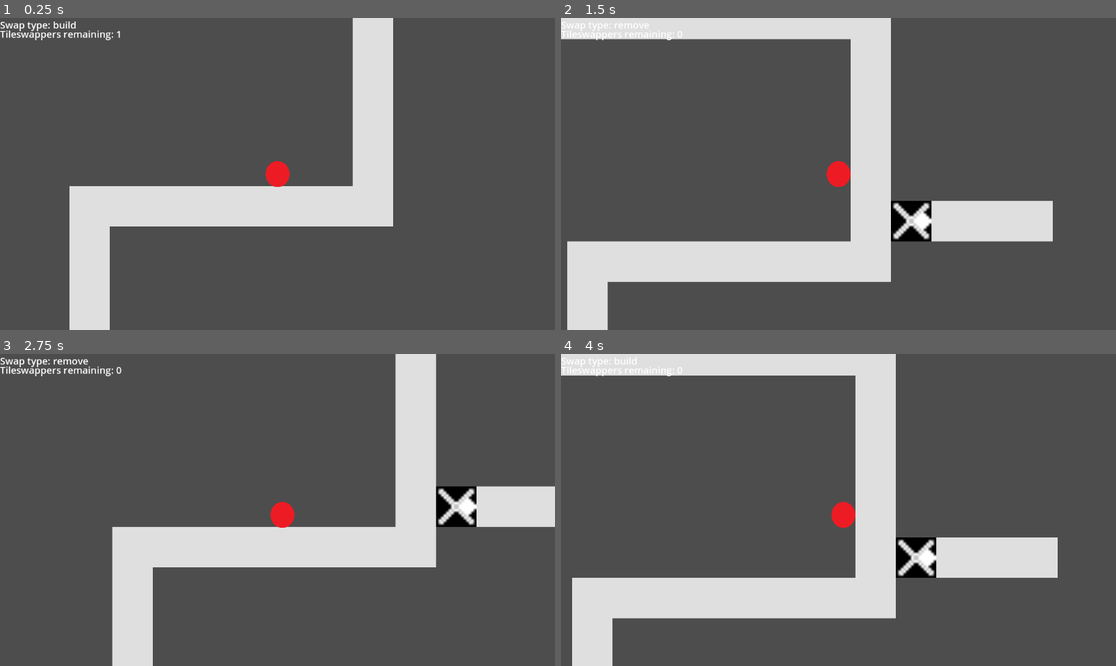
Above: before the commit, frames 1-4 (two rows, left to right).
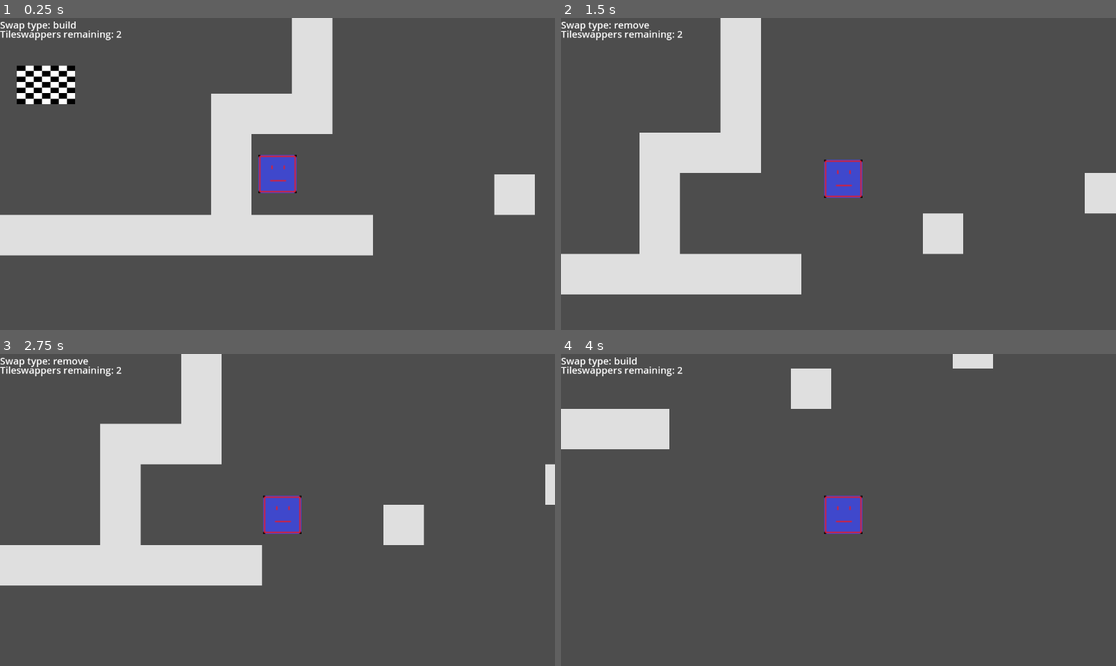
Above: after the commit, the same moments.

Repository: SomeFamousPerson/major-project
Game: Godot game, scene res://levels/level_4.tscn
The game is run twice, just before and just after one commit, with the same random seed, the same clock (stepped at 60 frames per second) and the same inputs. This scene is started directly instead of the project's main scene.
Inputs (mouse positions are in pixels of both pictures, inside the frame that each line leads up to):
- Up to frame 1 (0.25 s): no input
- Up to frame 2 (1.5 s): move the mouse to (960, 158) at 0.52 s; hold D (right) from 0.53 s (still down); click (960, 158) at 0.6 s; tap Space (jump) at 0.77 s; move the mouse to (910, 214) at 1.27 s; tap G (swap type) at 1.35 s
- Up to frame 3 (2.75 s): tap Space (jump) at 1.52 s; move the mouse to (333, 441) at 2.02 s; release D (right) at 2.03 s; hold A (left) from 2.03 s (still down); click (333, 441) at 2.1 s
- Up to frame 4 (4 s): move the mouse to (810, 572) at 2.77 s; release A (left) at 2.78 s; hold D (right) from 2.78 s (still down); tap G (swap type) at 2.85 s; tap Space (jump) at 3.02, 3.77 s; move the mouse to (1005, 556) at 3.52 s; click (1005, 556) at 3.6 s

The runs differ from the first frame. In frame 1, 25% of the frame differs, in the area x 0-97%, y 0-100%; in frame 2, 26%, in the area x 0-100%, y 0-100%; in frame 3, 24%; in frame 4, 25%.

Commit message:
final update

Diff:
--- a/Flag.gd
+++ b/Flag.gd
@@ -7,17 +7,28 @@
 func _on_body_entered(body):
 	print("flag_touched")
 	Global.level += 1
-	if Global.level == 1:
+	go_to_level()
+
+
+func go_to_level():
+	print(Global.level)
+	if Global.level == 0:
+		Global.swappers_remaining = 5
+		get_tree().change_scene_to_file("res://levels/level_1.tscn")
+	elif Global.level == 1:
 		Global.swappers_remaining = 2
 		get_tree().change_scene_to_file("res://levels/level_2.tscn")
-
 	elif Global.level == 2:
 		Global.swappers_remaining = 2
 		get_tree().change_scene_to_file("res://levels/level_3.tscn")
 	elif Global.level == 3:
 		Global.swappers_remaining = 2
 		get_tree().change_scene_to_file("res://levels/level_4.tscn")
-
+	#elif Global.level == 4:
+		#Global.swappers_remaining = 3
+		#get_tree().change_scene_to_file("res://levels/level_5.tscn")
+	else:
+		get_tree().change_scene_to_file("res://levels/you_win.tscn")
 
 
 
--- a/laser_shooter.gd
+++ b/laser_shooter.gd
@@ -1,7 +1,7 @@
 extends StaticBody2D
 var world
 var laser = preload("res://laser.tscn")
-var RANGE = 4
+var RANGE = 100
 var cell
 
 func _physics_process(delta):
@@ -20,12 +20,18 @@
 			#sets cell to the laser shooters position, plus modifiers that make it scale to the world correctly
 			cell = Vector2i(position)/world.tile_set.tile_size/Vector2i(world.scale)
 			cell += Vector2i(0, i+1)
-			print(cell)
+			# print(cell)
 			var atlas = Vector2i(world.get_cell_atlas_coords(0, cell))
 			#print(atlas)
 			if atlas != Vector2i(0,4):
 				var new_laser = laser.instantiate()
-				new_laser.position = cell+Vector2i(-10,(i+1)*14)
+				print(Global.level)
+				if Global.level == 3:
+					new_laser.position = cell+Vector2i(-46,(i+1)*14)
+				elif Global.level == 4:
+					new_laser.position = cell+Vector2i(4,((i+1)*14)+2)
+				else:
+					new_laser.position = cell+Vector2i(10,(i+1)*14)
 				$laserbeams.add_child(new_laser)
 			else:
 				print("no child")
--- a/levels/level_1.tscn
+++ b/levels/level_1.tscn
@@ -31,7 +31,7 @@
 [node name="Player" parent="." instance=ExtResource("2_t3bdi")]
 unique_name_in_owner = true
 position = Vector2(263, 150)
-scale = Vector2(0.399999, 0.399999)
+scale = Vector2(0.8, 0.8)
 
 [node name="Node" type="Node" parent="."]
 
@@ -130,6 +130,19 @@
 "
 autowrap_mode = 1
 
+[node name="directions" type="Label" parent="Node"]
+anchors_preset = 2
+anchor_top = 1.0
+anchor_bottom = 1.0
+offset_left = 4226.0
+offset_top = -980.0
+offset_right = 4608.0
+offset_bottom = -654.0
+grow_vertical = 0
+theme_override_font_sizes/font_size = 25
+text = "If you haven't realised yet, the tileswapper spawns facing the same direction that you were. To change it's direction, try turning around before placing it"
+autowrap_mode = 2
+
 [node name="TileMap" type="TileMap" parent="."]
 unique_name_in_owner = true
 scale = Vector2(6, 6)
--- a/levels/level_2.tscn
+++ b/levels/level_2.tscn
@@ -40,7 +40,7 @@
 [node name="Player" parent="." instance=ExtResource("3_egdub")]
 unique_name_in_owner = true
 position = Vector2(306, 157)
-scale = Vector2(0.399999, 0.399999)
+scale = Vector2(0.8, 0.8)
 
 [node name="Flag" parent="." instance=ExtResource("2_1q6wt")]
 position = Vector2(-174, -18)
--- a/levels/level_3.tscn
+++ b/levels/level_3.tscn
@@ -45,7 +45,7 @@
 [node name="Player" parent="." instance=ExtResource("3_h7wpo")]
 unique_name_in_owner = true
 position = Vector2(306, 157)
-scale = Vector2(0.399999, 0.399999)
+scale = Vector2(0.8, 0.8)
 
 [node name="Flag" parent="." instance=ExtResource("2_nnxi3")]
 position = Vector2(-174, -18)
@@ -84,8 +84,8 @@
 colour = "blue"
 
 [node name="Portal2" parent="." instance=ExtResource("7_pfub5")]
-position = Vector2(669, -536)
-scale = Vector2(5.2373, 5.2373)
+position = Vector2(616, -555)
+scale = Vector2(3.6773, 3.6773)
 
 [node name="Label2" type="Label" parent="."]
 offset_left = 518.0
--- a/levels/level_4.tscn
+++ b/levels/level_4.tscn
@@ -7,6 +7,7 @@
 [ext_resource type="PackedScene" uid="uid://bfgp2ehwpk4pb" path="res://portal.tscn" id="5_6o66k"]
 [ext_resource type="PackedScene" uid="uid://bs04mm0fa6edf" path="res://laser_shooter.tscn" id="6_ubt5w"]
 [ext_resource type="PackedScene" uid="uid://yw1d3y0gt707" path="res://flag.tscn" id="7_fgntl"]
+[ext_resource type="PackedScene" uid="uid://cmiy2gt8gn87c" path="res://solid_wall.tscn" id="8_j6wo1"]
 
 [sub_resource type="TileSetAtlasSource" id="TileSetAtlasSource_7ouhf"]
 texture = ExtResource("3_7kqtk")
@@ -35,20 +36,24 @@
 tile_set = SubResource("TileSet_pwlyp")
 format = 2
 layer_0/name = "world"
-layer_0/tile_data = PackedInt32Array(-262139, 1, 4, -196603, …(1902 unchanged characters)… 262183, 1, 4, 262182, 1, 4, 262181, 1, 4)
+layer_0/tile_data = PackedInt32Array(-262139, 1, 4, -196603, …(1902 unchanged characters)… 262183, 1, 4, 262182, 1, 4, 262181, 1, 4, 524310, 1, 4, 524311, 1, 4, 524312, 1, 4, 524313, 1, 4, 524314, 1, 4)
 layer_1/name = "original world"
-layer_1/tile_data = PackedInt32Array(262142, 1, 4, 196606, 1 …(1902 unchanged characters)…  196659, 1, 4, 131123, 1, 4, 65587, 1, 4)
+layer_1/tile_data = PackedInt32Array(262142, 1, 4, 196606, 1 …(1902 unchanged characters)…  196659, 1, 4, 131123, 1, 4, 65587, 1, 4, 524310, 1, 4, 524311, 1, 4, 524312, 1, 4, 524313, 1, 4, 524314, 1, 4)
 
 [node name="death" parent="." instance=ExtResource("4_borh0")]
 position = Vector2(1532, 2422)
-scale = Vector2(14.56, 1.2)
+scale = Vector2(1080.85, 0.77156)
+
+[node name="death4" parent="." instance=ExtResource("4_borh0")]
+position = Vector2(-1361, 150)
+scale = Vector2(0.249461, 41.6417)
 
 [node name="death2" parent="." instance=ExtResource("4_borh0")]
 position = Vector2(2342, 1369)
 scale = Vector2(1, -12.92)
 
 [node name="Portal" parent="." instance=ExtResource("5_6o66k")]
-position = Vector2(2016, 849)
+position = Vector2(1021, 489)
 colour = "blue"
 
 [node name="Portal2" parent="." instance=ExtResource("5_6o66k")]
@@ -57,7 +62,7 @@
 [node name="Player" parent="." instance=ExtResource("2_bvtqf")]
 unique_name_in_owner = true
 position = Vector2(263, 150)
-scale = Vector2(0.399999, 0.399999)
+scale = Vector2(0.8, 0.8)
 
 [node name="death3" parent="." instance=ExtResource("4_borh0")]
 position = Vector2(621, 1897)
@@ -69,5 +74,18 @@
 [node name="Flag" parent="." instance=ExtResource("7_fgntl")]
 position = Vector2(4177, 240)
 
+[node name="solid wall" parent="." instance=ExtResource("8_j6wo1")]
+position = Vector2(461, -1.90735e-06)
+scale = Vector2(4.24949, 25.08)
+
+[node name="Label" type="Label" parent="."]
+offset_left = 3503.0
+offset_top = -232.0
+offset_right = 3864.0
+offset_bottom = -54.0
+theme_override_font_sizes/font_size = 30
+text = "Lasers can't go through walls, so if you block it off you can go past"
+autowrap_mode = 2
+
 [connection signal="partner" from="Portal" to="Portal2" method="_on_portal_partner"]
 [connection signal="partner" from="Portal2" to="Portal" method="_on_portal_2_partner"]
--- /dev/null
+++ b/levels/level_5.tscn
@@ -0,0 +1,85 @@
+[gd_scene load_steps=11 format=3 uid="uid://b37ak1si7i3xr"]
+
+[ext_resource type="Script" path="res://levels/world.gd" id="1_l3t65"]
+[ext_resource type="Texture2D" uid="uid://d3cdu6rhv6lcf" path="res://assets/marble.png" id="2_oqeoh"]
+[ext_resource type="PackedScene" uid="uid://bucmbqkxdvbi2" path="res://death.tscn" id="3_t183n"]
+[ext_resource type="PackedScene" uid="uid://bfgp2ehwpk4pb" path="res://portal.tscn" id="4_7nmii"]
+[ext_resource type="PackedScene" uid="uid://b6nvxutng2qx5" path="res://player.tscn" id="5_qknrq"]
+[ext_resource type="PackedScene" uid="uid://bs04mm0fa6edf" path="res://laser_shooter.tscn" id="6_hkm2u"]
+[ext_resource type="PackedScene" uid="uid://yw1d3y0gt707" path="res://flag.tscn" id="7_qt53q"]
+[ext_resource type="PackedScene" uid="uid://cmiy2gt8gn87c" path="res://solid_wall.tscn" id="8_dfx7g"]
+
+[sub_resource type="TileSetAtlasSource" id="TileSetAtlasSource_7ouhf"]
+texture = ExtResource("2_oqeoh")
+margins = Vector2i(4, 1)
+separation = Vector2i(0, 1)
+texture_region_size = Vector2i(14, 14)
+0:4/0 = 0
+0:4/0/physics_layer_0/linear_velocity = Vector2(0, 0)
+0:4/0/physics_layer_0/angular_velocity = 0.0
+0:4/0/physics_layer_0/polygon_0/points = PackedVector2Array(-7, -7, 7, -7, 7, 7, -7, 7)
+8:10/0 = 0
+8:10/0/physics_layer_0/linear_velocity = Vector2(0, 0)
+8:10/0/physics_layer_0/angular_velocity = 0.0
+
+[sub_resource type="TileSet" id="TileSet_pwlyp"]
+tile_size = Vector2i(14, 14)
+physics_layer_0/collision_layer = 1
+sources/1 = SubResource("TileSetAtlasSource_7ouhf")
+
+[node name="Level 5" type="Node2D"]
+script = ExtResource("1_l3t65")
+
+[node name="TileMap" type="TileMap" parent="."]
+unique_name_in_owner = true
+scale = Vector2(6, 6)
+tile_set = SubResource("TileSet_pwlyp")
+format = 2
+layer_0/name = "world"
+layer_0/tile_data = PackedInt32Array(131076, 1, 4, 131075, 1, 4, 131074, 1, 4, 131073, 1, 4, 131072, 1, 4, 196607, 1, 4, 196606, 1, 4, 196599, 1, 4, -196617, 1, 4, -131081, 1, 4, -65545, 1, 4, -9, 1, 4, 65527, 1, 4, 131063, 1, 4, 196600, 1, 4, 196601, 1, 4, -196611, 1, 4, -196612, 1, 4, -196613, 1, 4, -196614, 1, 4, -196616, 1, 4, -196615, 1, 4, -196610, 1, 4, -196609, 1, 4, -262144, 1, 4, -262143, 1, 4, -262142, 1, 4, -262141, 1, 4, -262140, 1, 4, -262139, 1, 4, -196603, 1, 4, -131067, 1, 4, -65531, 1, 4, 5, 1, 4, 65541, 1, 4, 131077, 1, 4, 131078, 1, 4, 131079, 1, 4, 131080, 1, 4, 131081, 1, 4, 131082, 1, 4, 131083, 1, 4, 131084, 1, 4, 65548, 1, 4, 12, 1, 4, -65524, 1, 4, -131060, 1, 4, -196596, 1, 4, -196597, 1, 4, -196598, 1, 4, -196599, 1, 4, -196600, 1, 4, -196601, 1, 4, -196602, 1, 4, 196605, 1, 4, 196603, 1, 4, 196604, 1, 4, 196602, 1, 4)
+layer_1/name = "original world"
+layer_1/tile_data = PackedInt32Array(196607, 1, 4, 131072, 1, 4, 131073, 1, 4, 131074, 1, 4, 131075, 1, 4, 131076, 1, 4, 196606, 1, 4, 131078, 1, 4, 131079, 1, 4, 131080, 1, 4, 131081, 1, 4, 131082, 1, 4, 131083, 1, 4, 131084, 1, 4, 65548, 1, 4, 12, 1, 4, -65524, 1, 4, -131060, 1, 4, -196596, 1, 4, -196597, 1, 4, -196598, 1, 4, -196599, 1, 4, -196600, 1, 4, -196601, 1, 4, -196602, 1, 4, 196605, 1, 4, 196604, 1, 4, 196603, 1, 4, 196602, 1, 4, 196601, 1, 4, -196615, 1, 4, -196614, 1, 4, -196613, 1, 4, -196612, 1, 4, -196611, 1, 4, -196610, 1, 4, -196609, 1, 4, -262144, 1, 4, -262143, 1, 4, -262142, 1, 4, -262141, 1, 4, -262140, 1, 4, -262139, 1, 4, -196603, 1, 4, -131067, 1, 4, -65531, 1, 4, 5, 1, 4, 65541, 1, 4, 196600, 1, 4, 196599, 1, 4, 131063, 1, 4, 65527, 1, 4, -9, 1, 4, -65545, 1, 4, -131081, 1, 4, -196617, 1, 4, -196616, 1, 4)
+
+[node name="death" parent="." instance=ExtResource("3_t183n")]
+position = Vector2(1532, 2422)
+scale = Vector2(14.56, 1.2)
+
+[node name="death2" parent="." instance=ExtResource("3_t183n")]
+position = Vector2(2342, 1369)
+scale = Vector2(1, -12.92)
+
+[node name="Portal" parent="." instance=ExtResource("4_7nmii")]
+position = Vector2(1822, 253)
+colour = "blue"
+
+[node name="Portal2" parent="." instance=ExtResource("4_7nmii")]
+position = Vector2(-506, 87)
+scale = Vector2(8.67844, 8.67844)
+
+[node name="Player" parent="." instance=ExtResource("5_qknrq")]
+unique_name_in_owner = true
+position = Vector2(197, 70)
+scale = Vector2(0.8, 0.8)
+
+[node name="death3" parent="." instance=ExtResource("3_t183n")]
+position = Vector2(621, 1897)
+scale = Vector2(0.212599, 5.82196)
+
+[node name="laser_shooter" parent="." instance=ExtResource("6_hkm2u")]
+position = Vector2(-464, -209)
+
+[node name="Flag" parent="." instance=ExtResource("7_qt53q")]
+position = Vector2(833, 89)
+
+[node name="solid wall" parent="." instance=ExtResource("8_dfx7g")]
+position = Vector2(461, -1.90735e-06)
+scale = Vector2(4.24949, 25.08)
+
+[node name="laser_shooter2" parent="." instance=ExtResource("6_hkm2u")]
+position = Vector2(-377, -207)
+
+[node name="laser_shooter3" parent="." instance=ExtResource("6_hkm2u")]
+position = Vector2(-293, -209)
+
+[connection signal="partner" from="Portal" to="Portal2" method="_on_portal_partner"]
+[connection signal="partner" from="Portal2" to="Portal" method="_on_portal_2_partner"]
--- a/levels/world.gd
+++ b/levels/world.gd
@@ -5,7 +5,6 @@
 
 func _ready():
 	#Global.swappers_remaining = 2
-
 	$TileMap.set_layer_enabled(1,false)
 
 
--- /dev/null
+++ b/levels/you_win.gd
@@ -0,0 +1,5 @@
+extends Control
+
+
+func _on_button_pressed():
+	get_tree().quit()
--- /dev/null
+++ b/levels/you_win.tscn
@@ -0,0 +1,62 @@
+[gd_scene load_steps=2 format=3 uid="uid://b1hiulfxmfrhu"]
+
+[ext_resource type="Script" path="res://levels/you_win.gd" id="1_1ysua"]
+
+[node name="You win" type="Control"]
+layout_mode = 3
+anchors_preset = 15
+anchor_right = 1.0
+anchor_bottom = 1.0
+grow_horizontal = 2
+grow_vertical = 2
+script = ExtResource("1_1ysua")
+
+[node name="Label" type="Label" parent="."]
+layout_mode = 1
+anchors_preset = 8
+anchor_left = 0.5
+anchor_top = 0.5
+anchor_right = 0.5
+anchor_bottom = 0.5
+offset_left = -78.5
+offset_top = -116.0
+offset_right = 78.5
+offset_bottom = -61.0
+grow_horizontal = 2
+grow_vertical = 2
+theme_override_font_sizes/font_size = 40
+text = "You Win"
+
+[node name="Label2" type="Label" parent="."]
+layout_mode = 1
+anchors_preset = 8
+anchor_left = 0.5
+anchor_top = 0.5
+anchor_right = 0.5
+anchor_bottom = 0.5
+offset_left = -381.0
+offset_top = -15.0
+offset_right = 381.0
+offset_bottom = 40.0
+grow_horizontal = 2
+grow_vertical = 2
+theme_override_font_sizes/font_size = 40
+text = "Congratulations, you beat the final level"
+
+[node name="Button" type="Button" parent="."]
+layout_mode = 1
+anchors_preset = 8
+anchor_left = 0.5
+anchor_top = 0.5
+anchor_right = 0.5
+anchor_bottom = 0.5
+offset_left = -39.5
+offset_top = 67.0
+offset_right = 39.5
+offset_bottom = 130.0
+grow_horizontal = 2
+grow_vertical = 2
+theme_override_font_sizes/font_size = 40
+text = "Exit"
+
+[connection signal="pressed" from="Button" to="." method="_on_button_pressed"]
--- a/player.tscn
+++ b/player.tscn
@@ -1,10 +1,10 @@
 [gd_scene load_steps=4 format=3 uid="uid://b6nvxutng2qx5"]
 
 [ext_resource type="Script" path="res://player.gd" id="1_m6rm2"]
-[ext_resource type="Texture2D" uid="uid://06a56kiwod1b" path="res://assets/red_circle.png" id="2_61pt4"]
+[ext_resource type="Texture2D" uid="uid://dgqga0jo6x8kg" path="res://assets/player.png" id="2_432am"]
 
-[sub_resource type="CircleShape2D" id="CircleShape2D_crnn3"]
-radius = 62.514
+[sub_resource type="RectangleShape2D" id="RectangleShape2D_rfiao"]
+size = Vector2(102, 102)
 
 [node name="Player" type="CharacterBody2D"]
 collision_layer = 3
@@ -12,10 +12,11 @@
 script = ExtResource("1_m6rm2")
 
 [node name="CollisionShape2D" type="CollisionShape2D" parent="."]
-shape = SubResource("CircleShape2D_crnn3")
+shape = SubResource("RectangleShape2D_rfiao")
 
 [node name="Sprite2D" type="Sprite2D" parent="."]
-texture = ExtResource("2_61pt4")
+scale = Vector2(3.16, 3.16)
+texture = ExtResource("2_432am")
 
 [node name="Camera2D" type="Camera2D" parent="."]
 unique_name_in_owner = true
--- a/you died.gd
+++ b/you died.gd
@@ -1,7 +1,11 @@
 extends Control
 
+
 func _on_respawn_pressed():
-	var level :String = "res://levels/level_"+str(Global.level+1)+".tscn"
-	print("respawb")
-	print(level)
-	get_tree().change_scene_to_file(level)
+	$Flag.go_to_level()
+
+	#var level :String = "res://levels/level_"+str(Global.level+1)+".tscn"
+	#print("respawb")
+	#print(level)
+	#
+	#get_tree().change_scene_to_file(level)
--- a/you_died.tscn
+++ b/you_died.tscn
@@ -1,6 +1,7 @@
-[gd_scene load_steps=2 format=3 uid="uid://h8dg5vbqf80k"]
+[gd_scene load_steps=3 format=3 uid="uid://h8dg5vbqf80k"]
 
 [ext_resource type="Script" path="res://you died.gd" id="1_7iijd"]
+[ext_resource type="PackedScene" uid="uid://yw1d3y0gt707" path="res://flag.tscn" id="2_33yy1"]
 
 [node name="you died" type="Control"]
 layout_mode = 3
@@ -43,4 +44,7 @@
 theme_override_font_sizes/font_size = 30
 text = "Restart level"
 
+[node name="Flag" parent="." instance=ExtResource("2_33yy1")]
+position = Vector2(-525, -781)
+
 [connection signal="pressed" from="respawn" to="." method="_on_respawn_pressed"]
Binary file added: assets/player.png
Not shown, added: assets/player.png.import
Not shown, added: export_presets.cfg
Not shown: 1 places in levels/level_4.tscn that only renumber resources
